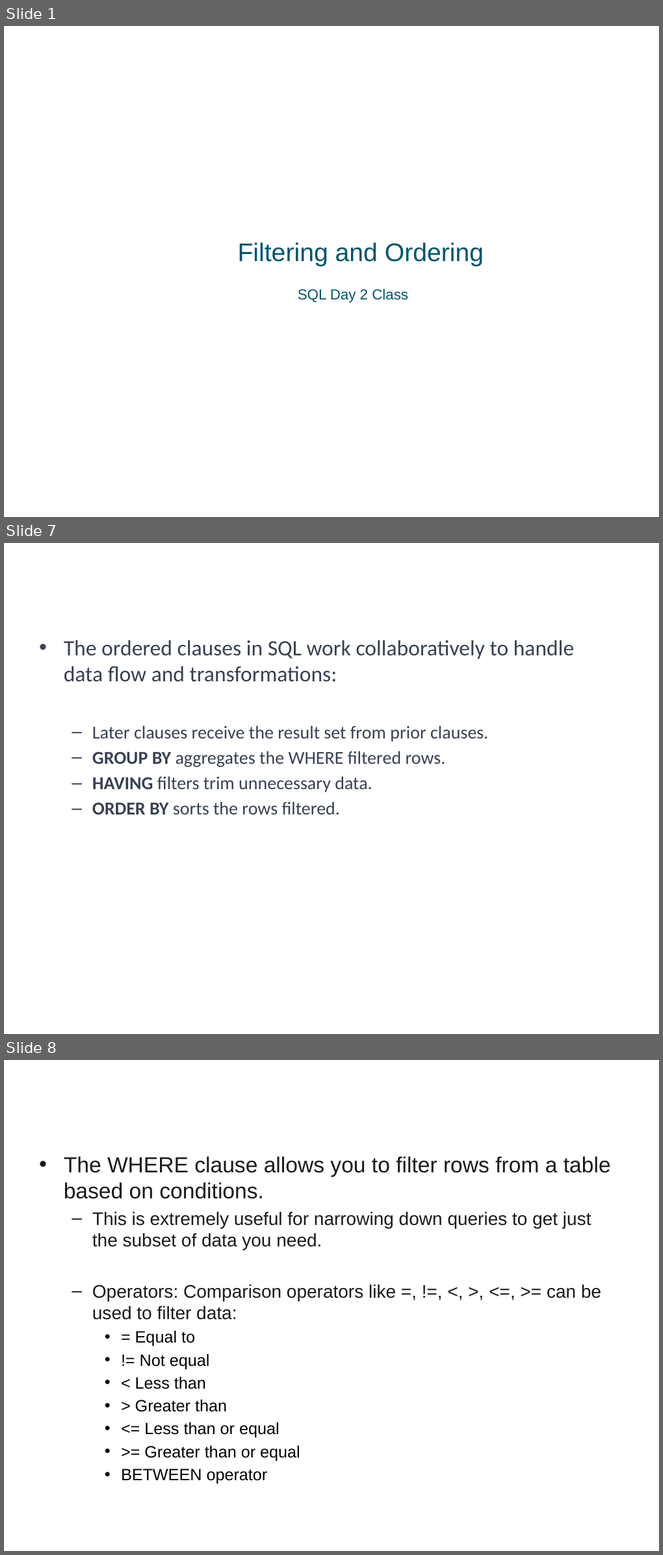
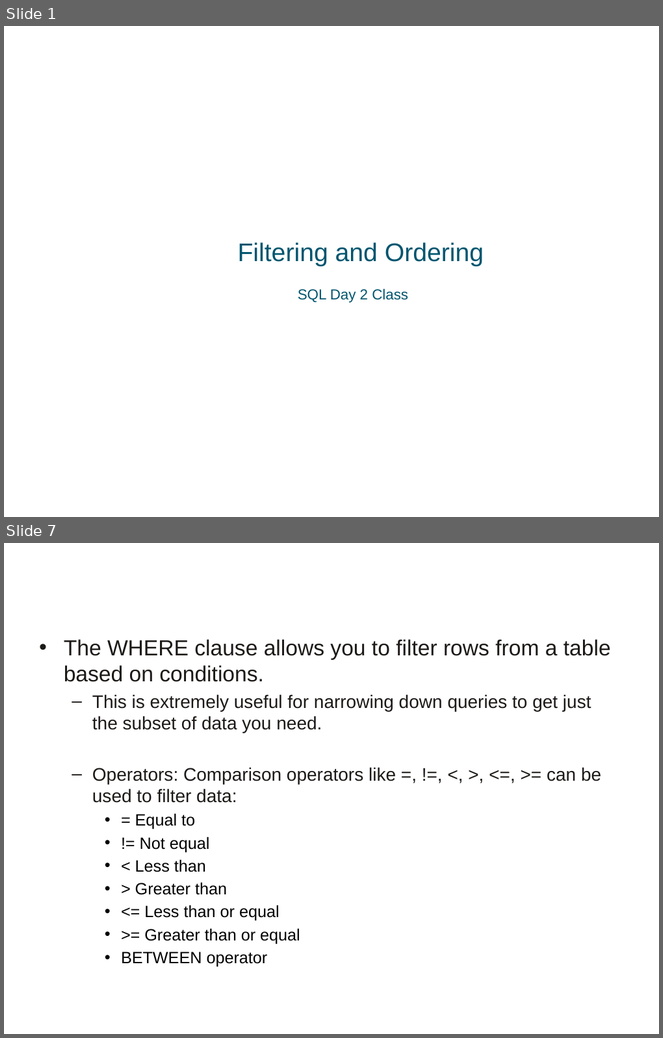
Before and after one commit to a099954/ABC-Program, a slide deck: SQL/Day 2 Filtering and Ordering/Filtering and Ordering.pptx. Shown one above the other, each under a label of ours: slides 1, 7 and 8 before the commit, slides 1 and 7 after it; the slides between them are not shown. The pictures are 663x1555 and 663x1038 pixels, drawn with LibreOffice and Linux fonts; fonts in the diff are those of the drawing; background and template pictures are left out. Boxes give left, top, right and bottom in pixels: in the first picture for what was removed or moved away, otherwise in the second. Text is boxed around its words. In the diff, an @@ line names an element or a change of style, - is before the commit and + after.

```diff
--- a/SQL/Day 2 Filtering and Ordering/Filtering and Ordering.pptx
+++ b/SQL/Day 2 Filtering and Ordering/Filtering and Ordering.pptx
@@ slide 7 removed at (4,543,659,1034), background #FFFFFF @@
@@ text removed at (64,640,574,815) @@
-• The ordered clauses in SQL work collaboratively to handle data flow and transformations:
-  – Later clauses receive the result set from prior clauses.
-  – GROUP BY aggregates the WHERE filtered rows.
-  – HAVING filters trim unnecessary data.
-  – ORDER BY sorts the rows filtered.
@@ title removed at (268,641,302,659) @@
-SQL Clause Sequencing
@@ what was slide 8 is now slide 7 @@
```
Also in this commit, not shown: 16 slides changed, 3 other slides removed, 19 other files.
